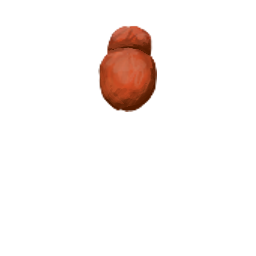
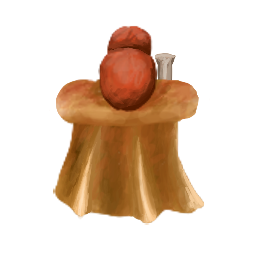
The second 256px x 256px image is a revision of the first. Changes to its layers:
showed "Kopie von Ebene 3" over [49, 53, 210, 225]
showed "Ebene 8" over [128, 53, 192, 128]
showed "Ebene 5" over [49, 79, 128, 220]
showed "Ebene 6" over [64, 64, 192, 225]
showed "Ebene 7" over [128, 64, 210, 225]
showed "Ebene 3" over [49, 53, 210, 225]
